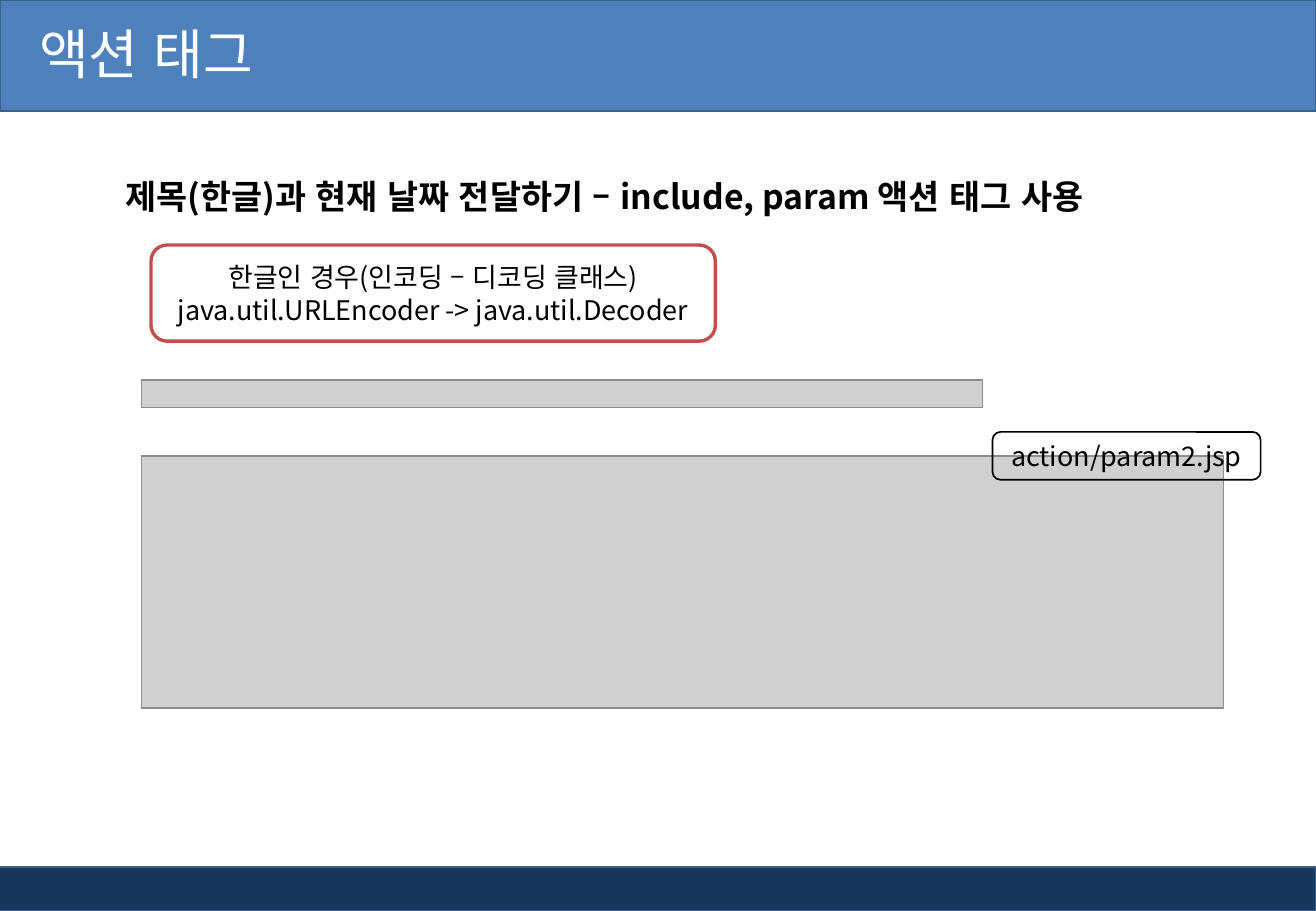
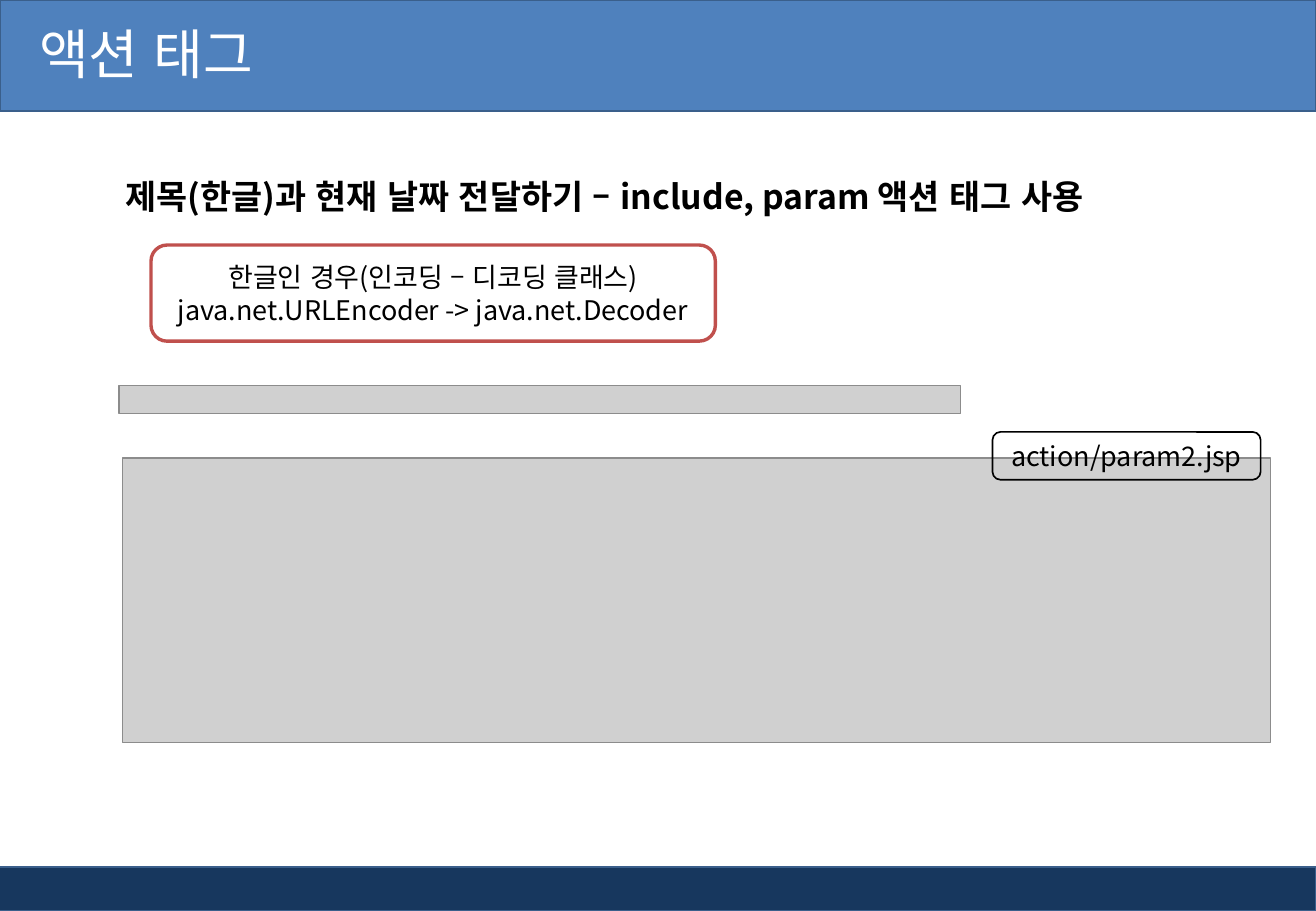
Before and after one commit to pshho/ngreen_project, a slide deck: slide 27 of jspWorks/자료/jsp_ppt/2장. Jsp 태그(스크립트, 디렉티브태그).pptx (slide 25 before the commit). Drawn at 1316x911 pixels with LibreOffice and Linux fonts; fonts in the diff are those of the drawing; grey boxes stand for pictures; background and template pictures are left out. Boxes give left, top, right and bottom in pixels: in the first picture for what was removed or moved away, otherwise in the second. Text is boxed around its words. In the diff, an @@ line names an element or a change of style, - is before the commit and + after.

```diff
--- a/jspWorks/자료/jsp_ppt/2장. Jsp 태그(스크립트, 디렉티브태그).pptx
+++ b/jspWorks/자료/jsp_ppt/2장. Jsp 태그(스크립트, 디렉티브태그).pptx
@@ text in rounded rectangle at box(178, 298, 688, 327): text changed @@
-java.util.URLEncoder -> java.util.Decoder
+java.net.URLEncoder -> java.net.Decoder
@@ picture: place and size @@
-picture at box(141, 380, 983, 408)
+picture at box(119, 386, 961, 414)
@@ picture: place and size @@
-picture at box(141, 456, 1224, 708)
+picture at box(123, 458, 1271, 742)
```
Also in this commit, not shown: 26 other slides changed, 2 slides added, 24 other files.
